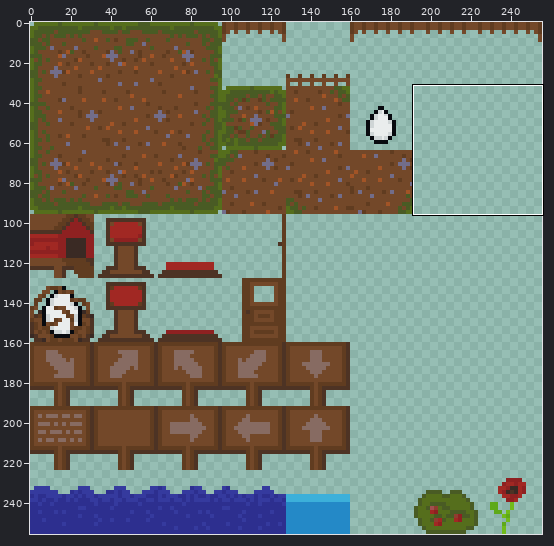
One commit to this pixel-art file: TileMap-32x32.aseprite. The picture above shows the old version from afar; the outline marks the close-up.
Close-up. The starting point:
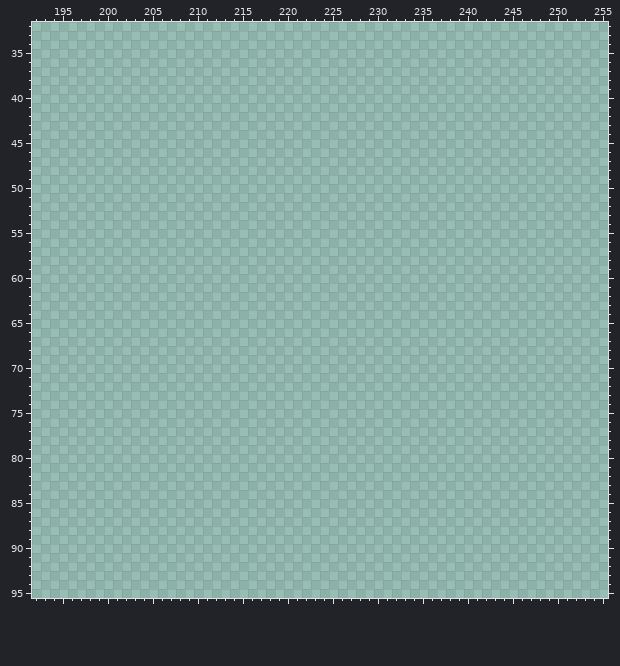
256x256 pixels, 1 frame. Shown: x 192..255, y 32..95.
Now the later version:
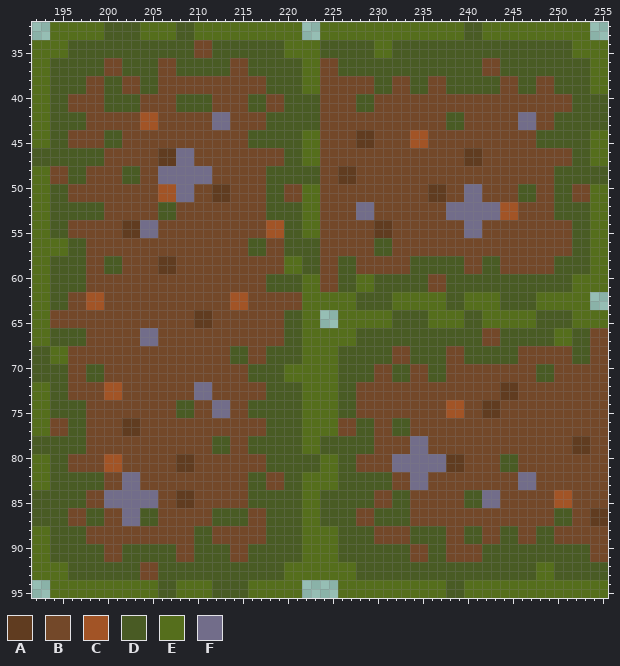
Palette (. is transparent): A #603c20  B #734829  C #a25426  D #495b24  E #556e1c  F #726d8a
Author's note on the commit: slight update tilemap.aseprite and tutorial level
From old to new:
Changed rows in their new state; - is an unchanged pixel.
first column x 192:
32 --EEEEEEDDDDEEEEDDEEEEEEEEEEEE--EEEEEEEEEEEEEEEEDDEEEEEEEEEEEE--
33 --EEEEEEDDDDEEEEDDEEEEEEEEEEEE--EEEEEEEEEEEEEEEEDDEEEEEEEEEEEE--
34 EEEEDDDDDDDDDDDDDDBBDDDDDDDDEEEEDDDDDDEEDDDDDDDDDDDDDDDDDDDDEEEE
35 EEEEDDDDDDDDDDDDDDBBDDDDDDDDEEEEDDDDDDEEDDDDDDDDDDDDDDDDDDDDEEEE
36 EEDDDDDDBBDDDDBBDDDDDDBBDDDDDDEEBBDDDDDDDDDDDDDDDDBBDDDDDDDDDDEE
37 EEDDDDDDBBDDDDBBDDDDDDBBDDDDDDEEBBDDDDDDDDDDDDDDDDBBDDDDDDDDDDEE
38 EEDDDDBBDDBBDDBBBBBBBBBBBBDDDDEEBBBBBBDDBBDDBBDDDDDDBBDDBBDDDDEE
39 EEDDDDBBDDBBDDBBBBBBBBBBBBDDDDEEBBBBBBDDBBDDBBDDDDDDBBDDBBDDDDEE
40 EEDDBBBBDDDDBBBBDDDDBBBBDDBBDDDDBBBBDDBBBBBBBBBBBBBBBBBBBBBBDDDD
41 EEDDBBBBDDDDBBBBDDDDBBBBDDBBDDDDBBBBDDBBBBBBBBBBBBBBBBBBBBBBDDDD
42 EEDDDDBBBBBBCCBBBBBBFFBBBBDDDDDDBBBBBBBBBBBBBBDDBBBBBBFFBBDDDDDD
43 EEDDDDBBBBBBCCBBBBBBFFBBBBDDDDDDBBBBBBBBBBBBBBDDBBBBBBFFBBDDDDDD
44 EEDDBBBBDDBBBBBBBBBBBBBBDDDDDDEEBBBBAABBBBCCBBBBBBBBBBBBDDDDDDEE
45 EEDDBBBBDDBBBBBBBBBBBBBBDDDDDDEEBBBBAABBBBCCBBBBBBBBBBBBDDDDDDEE
46 DDDDDDDDBBBBBBAAFFBBBBBBBBBBDDEEBBBBBBBBBBBBBBBBAABBBBBBBBBBDDEE
47 DDDDDDDDBBBBBBAAFFBBBBBBBBBBDDEEBBBBBBBBBBBBBBBBAABBBBBBBBBBDDEE
48 EEBBDDBBBBDDBBFFFFFFBBBBBBDDDDDDBBAABBBBBBBBBBBBBBBBBBBBBBDDDDDD
49 EEBBDDBBBBDDBBFFFFFFBBBBBBDDDDDDBBAABBBBBBBBBBBBBBBBBBBBBBDDDDDD
50 EEDDBBBBBBBBBBCCFFBBAABBBBDDBBEEBBBBBBBBBBBBAABBFFBBBBDDBBDDBBEE
51 EEDDBBBBBBBBBBCCFFBBAABBBBDDBBEEBBBBBBBBBBBBAABBFFBBBBDDBBDDBBEE
52 EEDDDDDDBBBBBBDDBBBBBBBBBBDDDDEEBBBBFFBBBBBBBBFFFFFFCCBBBBDDDDEE
53 EEDDDDDDBBBBBBDDBBBBBBBBBBDDDDEEBBBBFFBBBBBBBBFFFFFFCCBBBBDDDDEE
54 EEDDBBBBBBAAFFBBBBBBBBBBBBCCDDEEBBBBBBAABBBBBBBBFFBBBBBBBBBBDDEE
55 EEDDBBBBBBAAFFBBBBBBBBBBBBCCDDEEBBBBBBAABBBBBBBBFFBBBBBBBBBBDDEE
56 EEEEDDBBBBBBBBBBBBBBBBBBDDBBDDDDBBBBBBDDBBBBBBBBBBBBBBBBBBBBDDEE
57 EEEEDDBBBBBBBBBBBBBBBBBBDDBBDDDDBBBBBBDDBBBBBBBBBBBBBBBBBBBBDDEE
58 EEDDDDBBDDBBBBAABBBBBBBBBBBBEEDDBBDDBBBBBBDDDDDDBBDDBBBBBBDDDDEE
59 EEDDDDBBDDBBBBAABBBBBBBBBBBBEEDDBBDDBBBBBBDDDDDDBBDDBBBBBBDDDDEE
60 EEDDDDBBBBBBBBBBBBBBBBBBBBDDDDEEBBDDEEDDDDDDBBDDDDDDDDDDDDDDEEEE
61 EEDDDDBBBBBBBBBBBBBBBBBBBBDDDDEEBBDDEEDDDDDDBBDDDDDDDDDDDDDDEEEE
62 EEDDBBCCBBBBBBBBBBBBBBCCBBBBBBEEEEEEDDDDEEEEEEDDEEEEDDDDEEEEEE--
63 EEDDBBCCBBBBBBBBBBBBBBCCBBBBBBEEEEEEDDDDEEEEEEDDEEEEDDDDEEEEEE--
64 EEBBBBBBBBBBBBBBBBAABBBBBBBBDDEE--EEEEEEDDDDEEEEDDEEEEEEDDDDEEEE
65 EEBBBBBBBBBBBBBBBBAABBBBBBBBDDEE--EEEEEEDDDDEEEEDDEEEEEEDDDDEEEE
66 EEDDDDBBBBBBFFBBBBBBBBBBBBBBDDEEEEEEDDDDDDDDDDDDDDBBDDDDDDEEDDBB
67 EEDDDDBBBBBBFFBBBBBBBBBBBBBBDDEEEEEEDDDDDDDDDDDDDDBBDDDDDDEEDDBB
68 DDEEBBBBBBBBBBBBBBBBBBDDBBDDDDEEEEDDDDDDBBDDDDBBDDDDDDBBBBBBDDBB
69 DDEEBBBBBBBBBBBBBBBBBBDDBBDDDDEEEEDDDDDDBBDDDDBBDDDDDDBBBBBBDDBB
70 DDDDBBDDBBBBBBBBBBBBBBBBDDDDEEEEEEDDDDBBDDBBDDBBBBBBBBBBDDBBBBBB
71 DDDDBBDDBBBBBBBBBBBBBBBBDDDDEEEEEEDDDDBBDDBBDDBBBBBBBBBBDDBBBBBB
72 EEDDBBBBCCBBBBBBBBFFBBBBBBDDDDEEEEDDBBBBBBBBBBBBBBBBAABBBBBBBBBB
73 EEDDBBBBCCBBBBBBBBFFBBBBBBDDDDEEEEDDBBBBBBBBBBBBBBBBAABBBBBBBBBB
74 EEDDDDBBBBBBBBBBDDBBFFBBDDDDDDEEEEDDBBBBBBBBBBCCBBAABBBBBBBBBBBB
75 EEDDDDBBBBBBBBBBDDBBFFBBDDDDDDEEEEDDBBBBBBBBBBCCBBAABBBBBBBBBBBB
76 EEBBDDBBBBAABBBBBBBBBBBBBBDDDDEEEEBBDDBBDDBBBBBBBBBBBBBBBBBBBBBB
77 EEBBDDBBBBAABBBBBBBBBBBBBBDDDDEEEEBBDDBBDDBBBBBBBBBBBBBBBBBBBBBB
78 DDDDDDBBBBBBBBBBBBBBDDBBDDDDDDEEDDDDDDBBBBFFBBBBBBBBBBBBBBBBAABB
79 DDDDDDBBBBBBBBBBBBBBDDBBDDDDDDEEDDDDDDBBBBFFBBBBBBBBBBBBBBBBAABB
80 EEDDBBBBCCBBBBBBAABBBBBBBBDDDDDDEEDDBBBBFFFFFFAABBBBDDBBBBBBBBBB
81 EEDDBBBBCCBBBBBBAABBBBBBBBDDDDDDEEDDBBBBFFFFFFAABBBBDDBBBBBBBBBB
82 EEDDDDDDBBFFBBBBBBBBBBBBDDBBDDEEEEDDDDDDBBFFBBBBBBBBBBFFBBBBBBBB
83 EEDDDDDDBBFFBBBBBBBBBBBBDDBBDDEEEEDDDDDDBBFFBBBBBBBBBBFFBBBBBBBB
84 DDDDDDBBFFFFFFBBAABBBBBBDDDDDDEEDDDDDDBBDDBBBBBBDDFFBBBBBBCCBBBB
85 DDDDDDBBFFFFFFBBAABBBBBBDDDDDDEEDDDDDDBBDDBBBBBBDDFFBBBBBBCCBBBB
86 DDDDBBDDBBFFDDBBBBBBDDDDBBDDDDEEDDDDBBDDDDBBBBBBBBBBBBBBBBDDBBAA
87 DDDDBBDDBBFFDDBBBBBBDDDDBBDDDDEEDDDDBBDDDDBBBBBBBBBBBBBBBBDDBBAA
88 EEDDDDBBBBBBBBBBBBDDBBBBBBDDDDEEEEDDDDBBBBDDDDBBDDBBDDBBDDBBBBBB
89 EEDDDDBBBBBBBBBBBBDDBBBBBBDDDDEEEEDDDDBBBBDDDDBBDDBBDDBBDDBBBBBB
90 EEDDDDDDBBDDDDDDBBDDDDBBDDDDDDEEEEDDDDDDDDBBDDBBBBDDDDDDDDDDDDBB
91 EEDDDDDDBBDDDDDDBBDDDDBBDDDDDDEEEEDDDDDDDDBBDDBBBBDDDDDDDDDDDDBB
92 EEEEDDDDDDDDBBDDDDDDDDDDDDDDEEEEEEEEDDDDDDDDDDDDDDDDDDDDEEDDDDDD
93 EEEEDDDDDDDDBBDDDDDDDDDDDDDDEEEEEEEEDDDDDDDDDDDDDDDDDDDDEEDDDDDD
94 --EEEEEEEEEEEEDDEEEEDDDDEEEEEE----EEEEEEEEEEEEDDEEEEEEEEEEEEEEEE
95 --EEEEEEEEEEEEDDEEEEDDDDEEEEEE----EEEEEEEEEEEEDDEEEEEEEEEEEEEEEE
